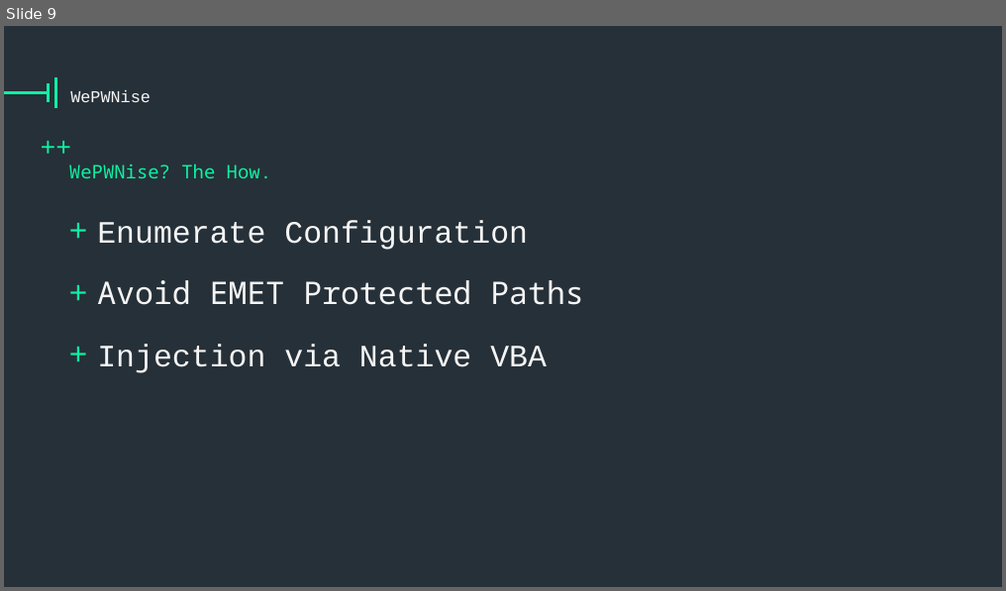
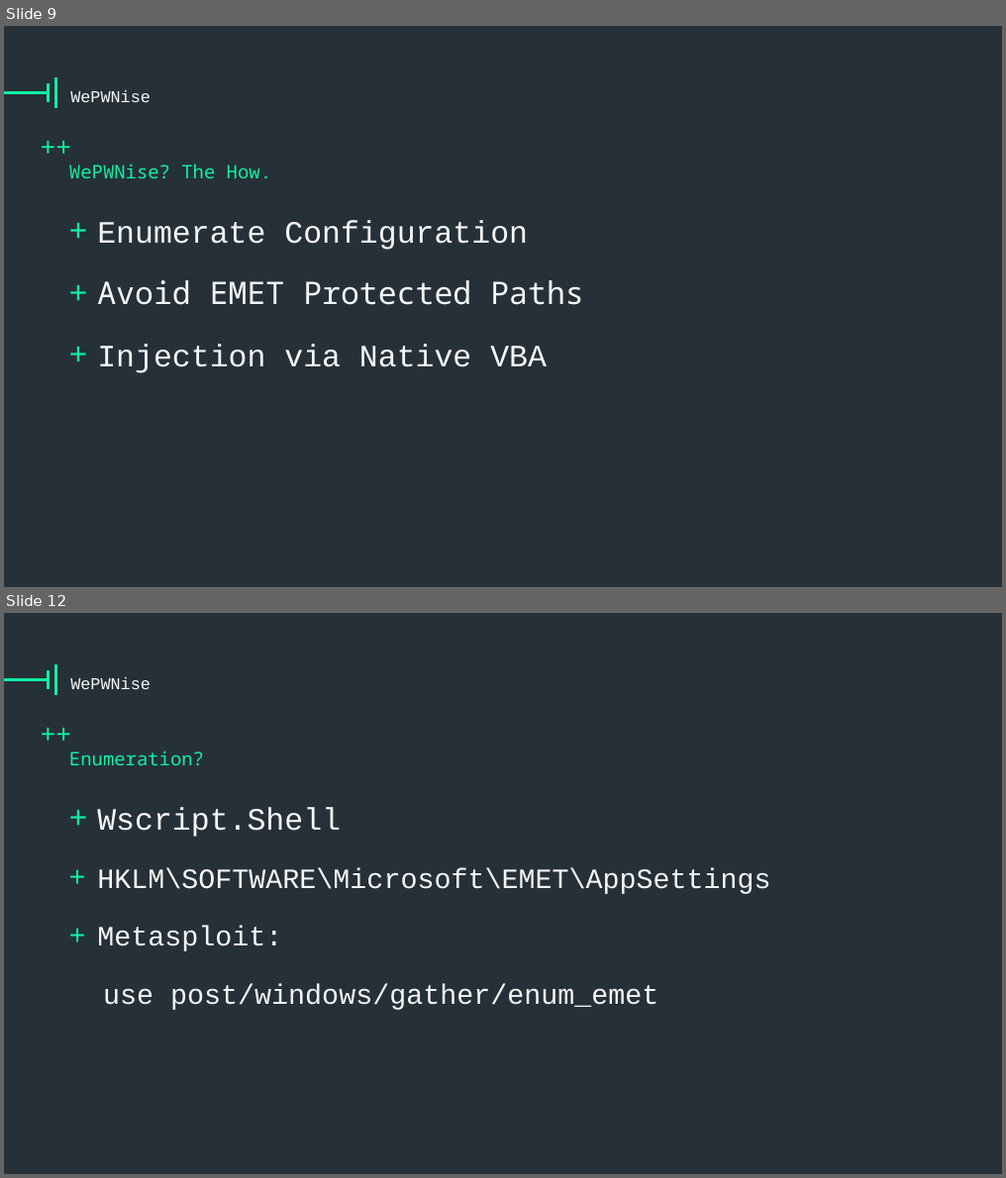
Before and after one commit to vysec/wepwnise-presentation, a slide deck: one-template-to-rule-them-all_emet-part.pptx. Shown one above the other, each under a label of ours: slide 9 before the commit, slides 9 and 12 after it; the slides between them are not shown. The pictures are 1006x591 and 1006x1178 pixels, drawn with LibreOffice and Linux fonts; fonts in the diff are those of the drawing; background and template pictures are left out. Boxes give left, top, right and bottom in pixels: in the first picture for what was removed or moved away, otherwise in the second. Text is boxed around its words. In the diff, an @@ line names an element or a change of style, - is before the commit and + after.

```diff
--- a/one-template-to-rule-them-all_emet-part.pptx
+++ b/one-template-to-rule-them-all_emet-part.pptx
@@ slide 12 added at (4,613,1002,1174), background #263038; not listed: 4 template elements that a slide beside it also shows @@
@@ title added at (70,677,151,689), 32 pt, text #F5F5F5 @@
+WePWNise
@@ text added at (69,751,204,765), 36 pt, text #0DF2A3 @@
+Enumeration?
@@ text added at (97,807,770,1010), 54 pt, text #F5F5F5 @@
++ Wscript.Shell
++ HKLM\SOFTWARE\Microsoft\EMET\AppSettings
++ Metasploit:
+use post/windows/gather/enum_emet
```
Also in this commit, not shown: 3 slides changed, 3 other slides added, 1 slide removed.
